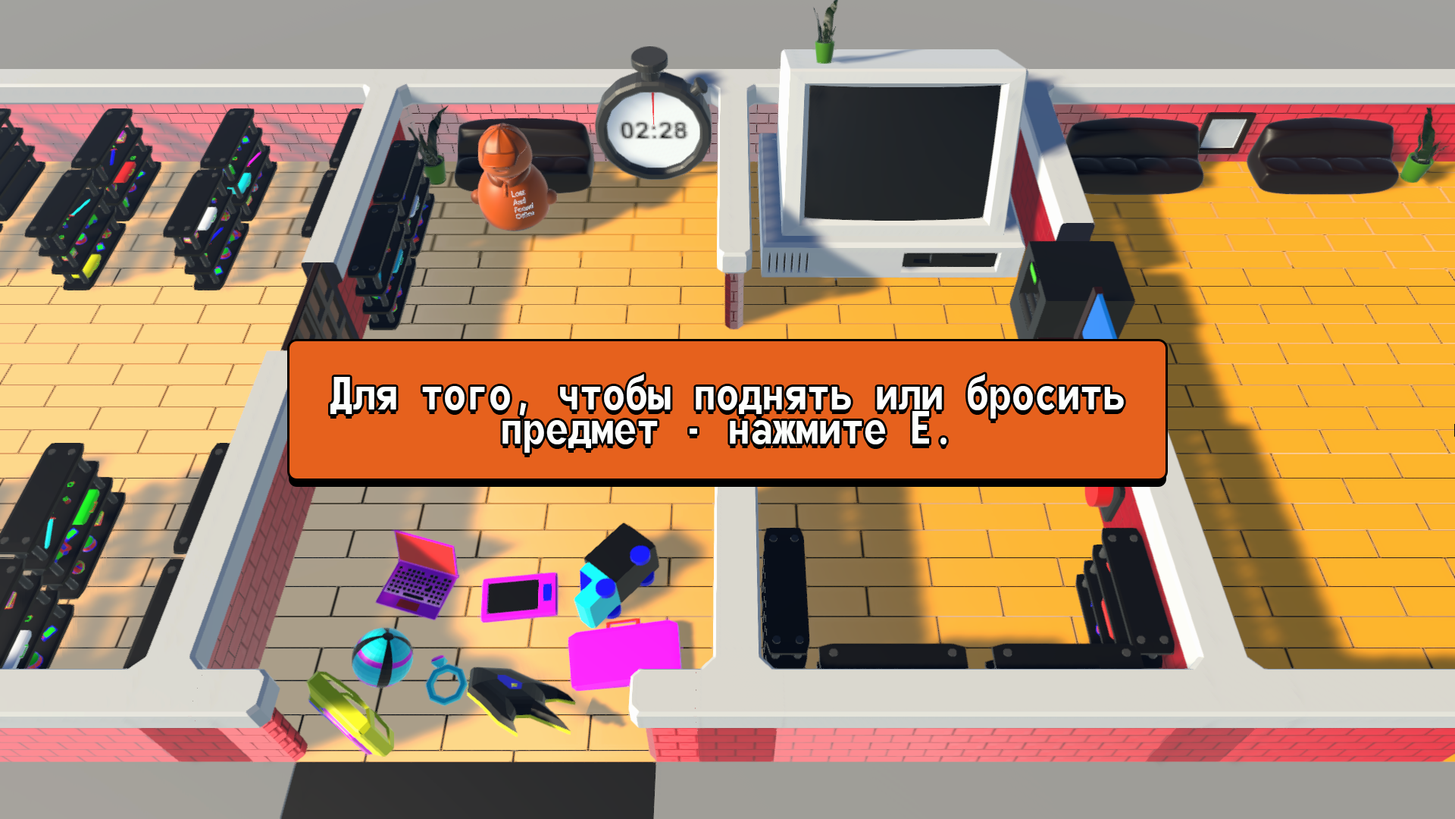
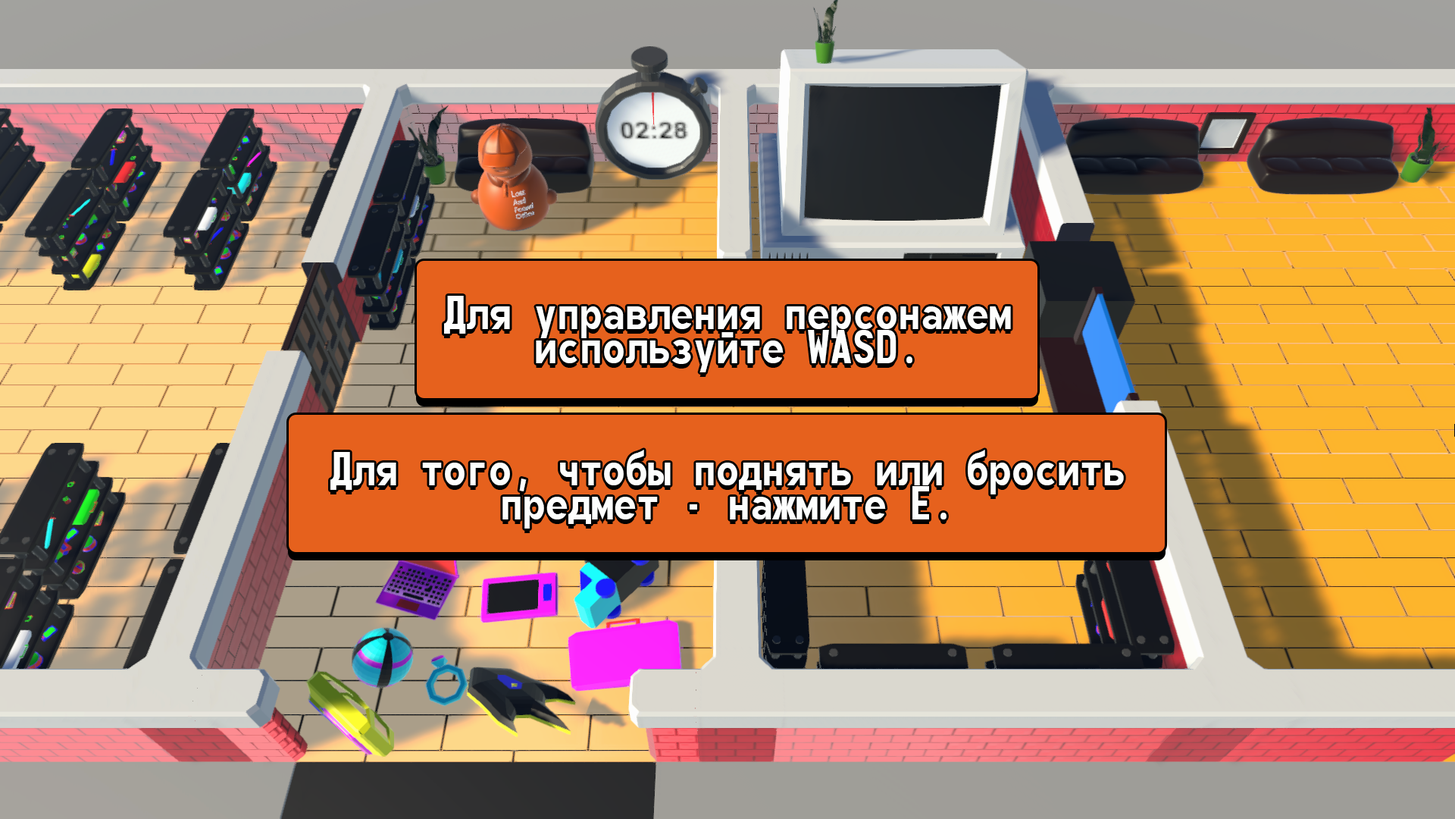
Comparing the layer stacks of the two 1455 x 819 images. Changes:
added layer "Для управления персонажем используйте WASD." above "Для того, чтобы поднять или бросить предмет - нажмите Е." over [444, 295, 1012, 373]
painted on "Для того, чтобы поднять или бросить предмет - нажмите Е." over [330, 373, 1125, 529]
added layer "Прямоугольник, скругл. углы 1" (1st of 2) above "Прямоугольник, скругл. углы 1" over [288, 413, 1166, 553]
painted on "Прямоугольник, скругл. углы 1" (2nd of 2) over [288, 259, 1167, 480]
